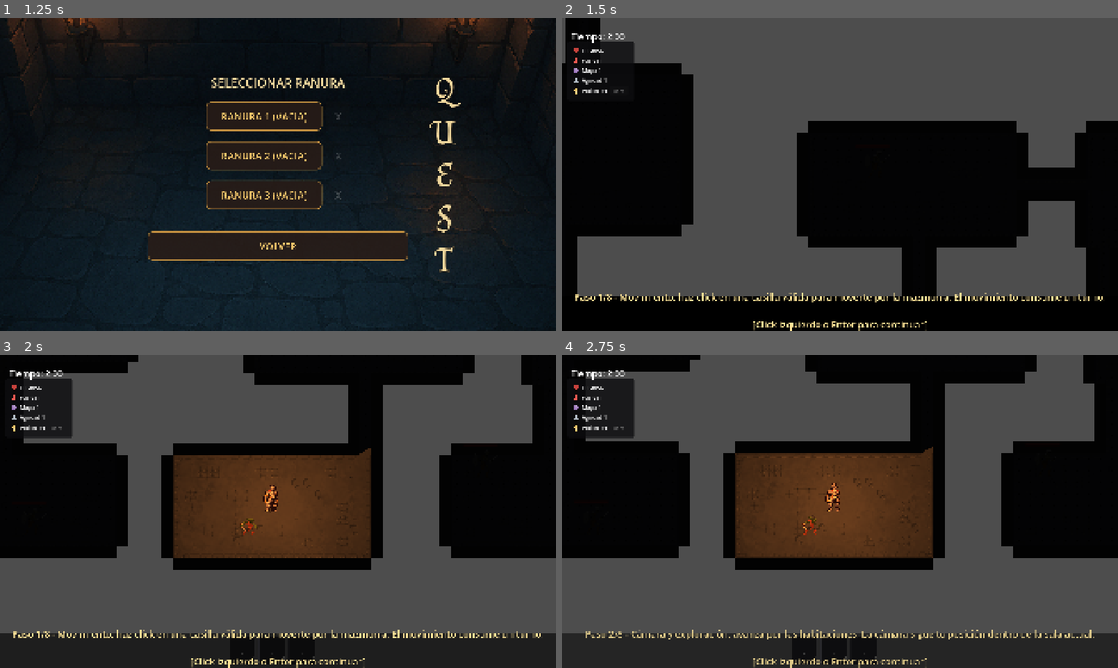
Above: before the commit, frames 1-4 (two rows, left to right).
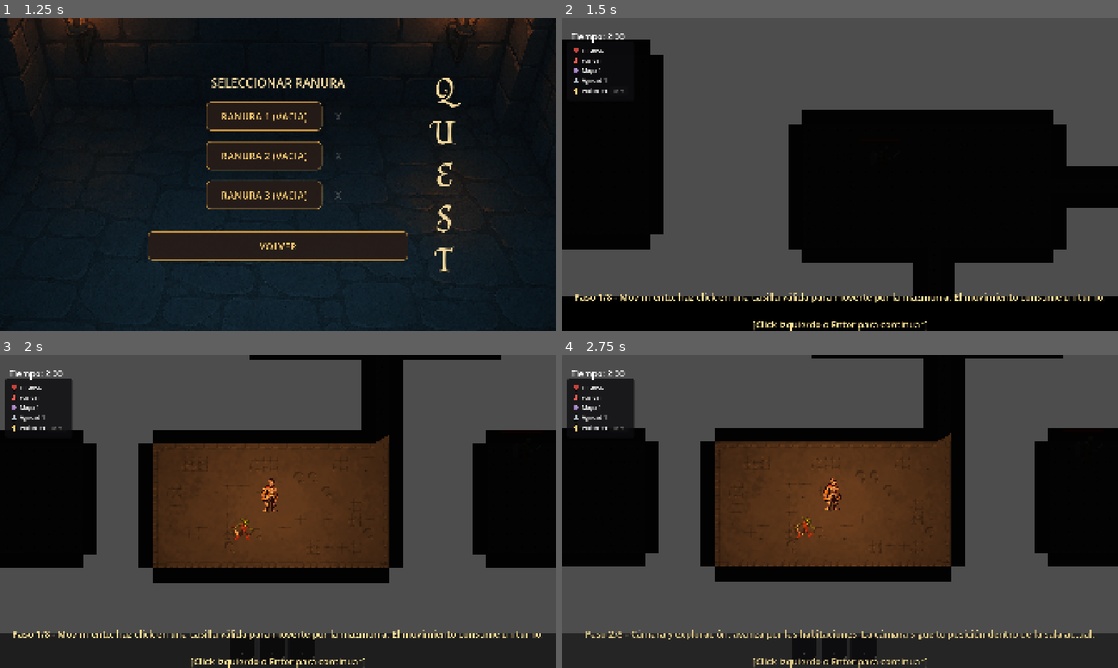
Above: after the commit, the same moments.

Repository: fedemuntaabski/Quest
Game: Godot game, scene res://scenes/MainMenu.tscn
Same seed, same stepped clock (60 frames per second), same inputs: the game is played once before the commit and once after it.
Inputs (mouse positions are in pixels of both pictures, inside the frame that each line leads up to):
- Up to frame 1 (1.25 s): click "INICIO" at 0.5 s
- Up to frame 2 (1.5 s): click "RANURA 1 (VACIA)" at 1.25 s
- Up to frame 3 (2 s): no input
- Up to frame 4 (2.75 s): tap Enter (ui_accept) at 2 s; drag from (806, 649) to (834, 505) at 2.02 s

Frame 1 is identical in both runs. In frame 2, 15% of the frame differs, in the area x 0-100%, y 0-89%; in frame 3, 23%, in the area x 0-100%, y 0-73%; in frame 4, 23%.

Commit message:
camera mas cerca

Diff:
--- a/scripts/world/camera/CameraMode_Room.gd
+++ b/scripts/world/camera/CameraMode_Room.gd
@@ -6,9 +6,9 @@
 
 @export var base_margin_tiles: float = 3.0              ## Margin around room bounds (48px at 16px/tile)
 @export var follow_smoothing_factor: float = 0.8        ## Multiplier on Camera2D smoothing speed (0.8 = 80% of default)
-@export var margin_factor: float = 0.9                  ## Applied to calculated zoom
-@export var min_zoom: float = 0.6
-@export var max_zoom: float = 2.5
+@export var margin_factor: float = 0.65                  ## Applied to calculated zoom
+@export var min_zoom: float = 0.5
+@export var max_zoom: float = 2
 
 var dungeon: DungeonGenerator
 var last_room_id: int = -1
--- a/scripts/world/rooms/room_camera_controller.gd
+++ b/scripts/world/rooms/room_camera_controller.gd
@@ -11,9 +11,9 @@
 
 @export var move_duration: float = 0.35
 @export var initial_delay: float = 0.08
-@export var margin_factor: float = 0.9
+@export var margin_factor: float = 0.5
 @export var min_zoom: float = 0.6
-@export var max_zoom: float = 2.5
+@export var max_zoom: float = 2
 
 var dungeon: DungeonGenerator = null
 var active_tween: Tween = null
@@ -130,12 +130,11 @@
 	if viewport_size.x <= 0.0 or viewport_size.y <= 0.0:
 		return
 
-	var zoom_x: float = viewport_size.x / room_size_px.x
-	var zoom_y: float = viewport_size.y / room_size_px.y
-	var base_zoom: float = (zoom_x + zoom_y) * 0.5
-
-	var target_zoom_value: float = clamp(base_zoom * margin_factor, min_zoom, max_zoom)
-	var zoom_vec: Vector2 = Vector2(target_zoom_value, target_zoom_value)
+	#var zoom_x: float = viewport_size.x / room_size_px.x
+	#var zoom_y: float = viewport_size.y / room_size_px.y
+	#var base_zoom: float = (zoom_x + zoom_y) * 0.5
+
+	var zoom_vec := Vector2(3.0, 3.0)
 
 	var base_margin: float = 3.0  # Room base margin
 	var margin_px: float = base_margin * dungeon.tile_size
